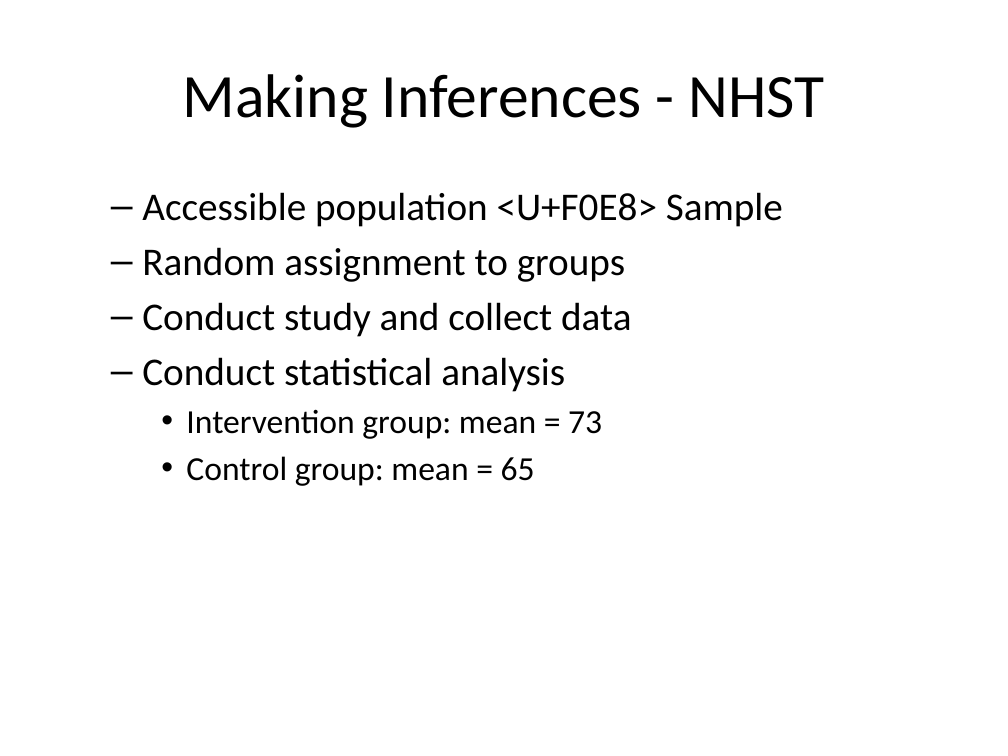
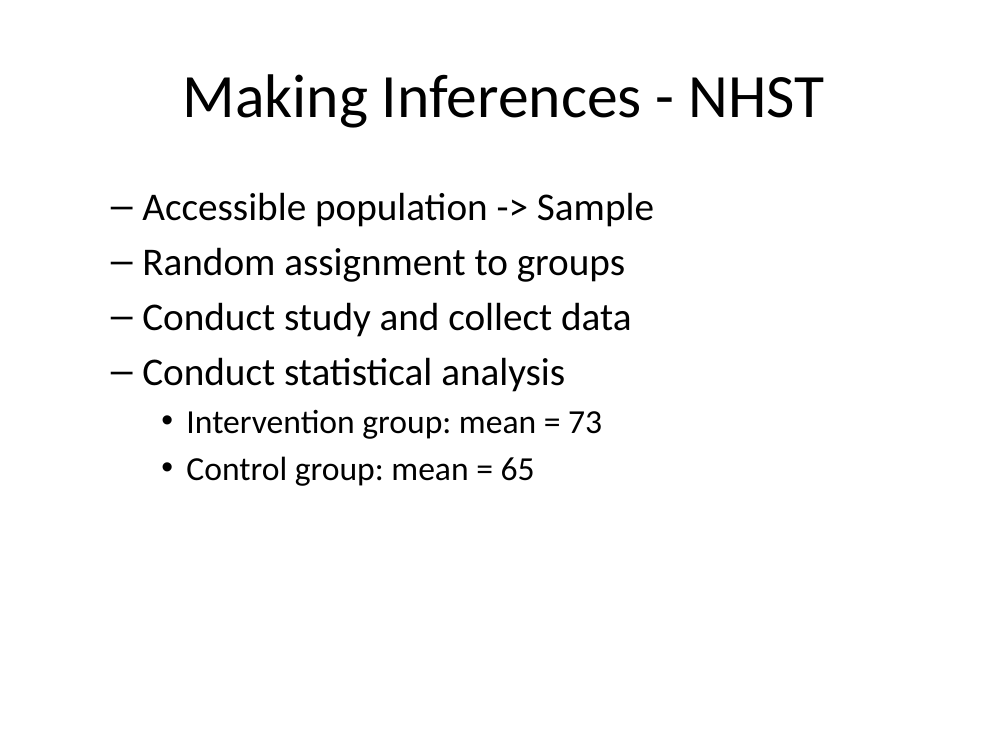
Before and after one commit to classes-medb/5510, a slide deck: slide 9 of doc/video-12-data-analysis.pptx. Drawn at 1008x756 pixels with LibreOffice and Linux fonts; fonts in the diff are those of the drawing. Boxes give left, top, right and bottom in pixels: in the first picture for what was removed or moved away, otherwise in the second. Text is boxed around its words. In the diff, an @@ line names an element or a change of style, - is before the commit and + after.

```diff
--- a/doc/video-12-data-analysis.pptx
+++ b/doc/video-12-data-analysis.pptx
@@ text at (142,192,654,227): text changed @@
-  – Accessible population <U+F0E8> Sample
+  – Accessible population -> Sample
```
Also in this commit, not shown: 3 other slides changed, 4 slides added, 4 slides removed, 1 other file.
